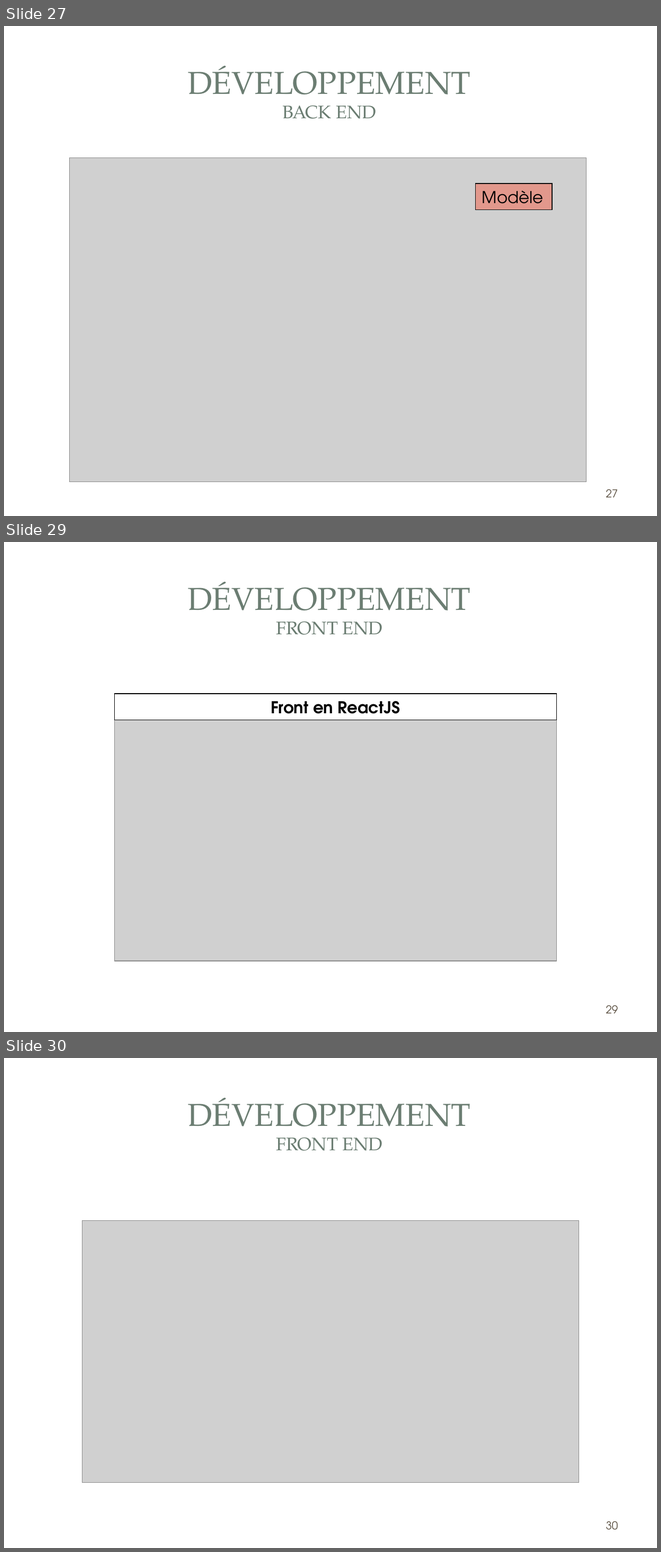
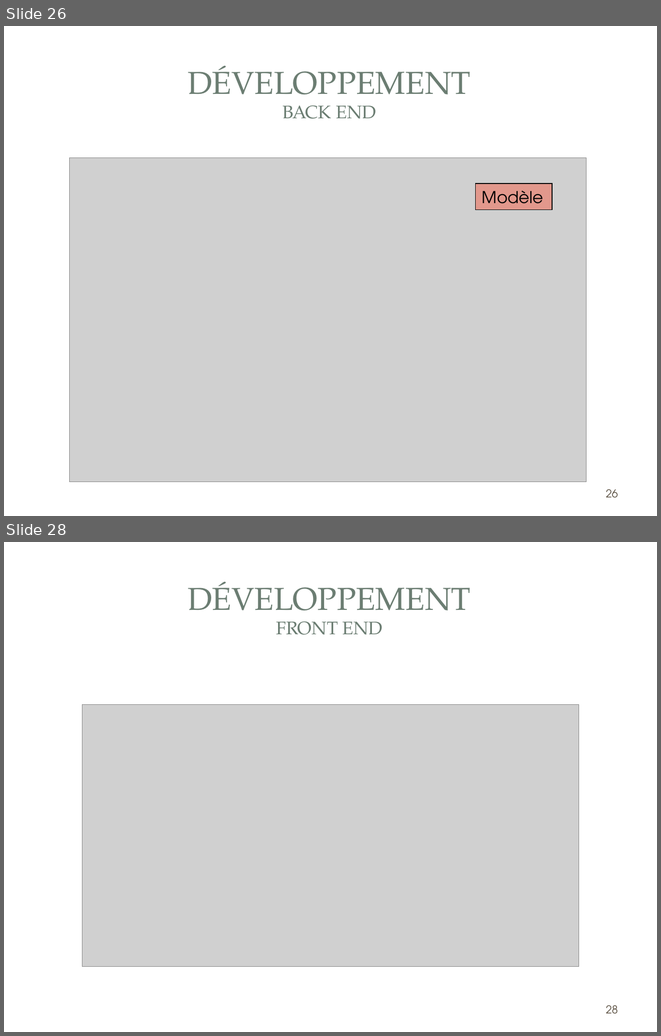
Before and after one commit to gestionsAbsences/gestionAbsences, a slide deck: Projet/Dossier/Fred/COURIOL_Fred_Présentation.ppt. Shown one above the other, each under a label of ours: slides 27, 29 and 30 before the commit, slides 26 and 28 after it; the slides between them are not shown. The pictures are 661x1552 and 661x1036 pixels, drawn with LibreOffice and Linux fonts; fonts in the diff are those of the drawing; grey boxes stand for pictures; background and template pictures are left out. Boxes give left, top, right and bottom in pixels: in the first picture for what was removed or moved away, otherwise in the second. Text is boxed around its words. In the diff, an @@ line names an element or a change of style, - is before the commit and + after.

```diff
--- a/Projet/Dossier/Fred/COURIOL_Fred_Présentation.ppt
+++ b/Projet/Dossier/Fred/COURIOL_Fred_Présentation.ppt
@@ slide 29 removed at [4,542,657,1032], background picture (left out); not listed: 2 template elements that a slide beside it also shows @@
@@ title removed at [188,582,471,635] @@
-DÉVELOPPEMENT
-FRONT END
@@ rectangle removed at [114,694,556,720] @@
-Front en ReactJS
@@ picture removed at [114,720,556,961] @@
@@ page number removed at [606,1005,618,1013] @@
-29
@@ what was slide 27 is now slide 26 @@
@@ page number at [606,489,618,498]: text changed @@
-27
+26
@@ what was slide 30 is now slide 28 @@
@@ page number at [606,1005,618,1014]: text changed @@
-30
+28
```
Also in this commit, not shown: 7 slides changed, 3 slides added, 2 other slides removed, 9 other files.
